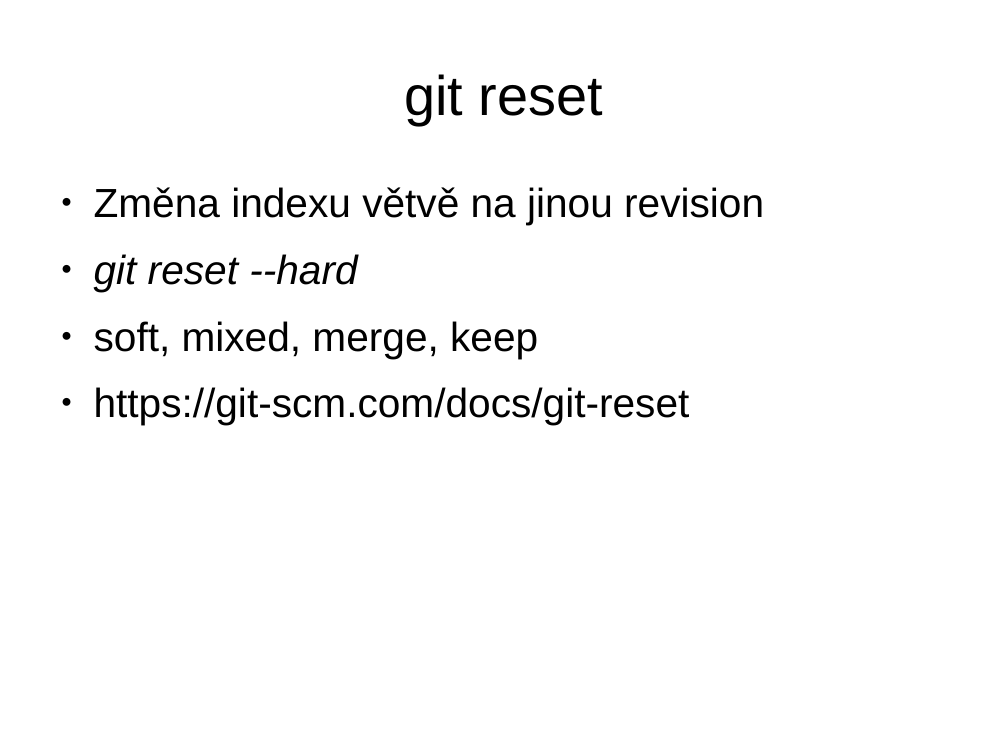
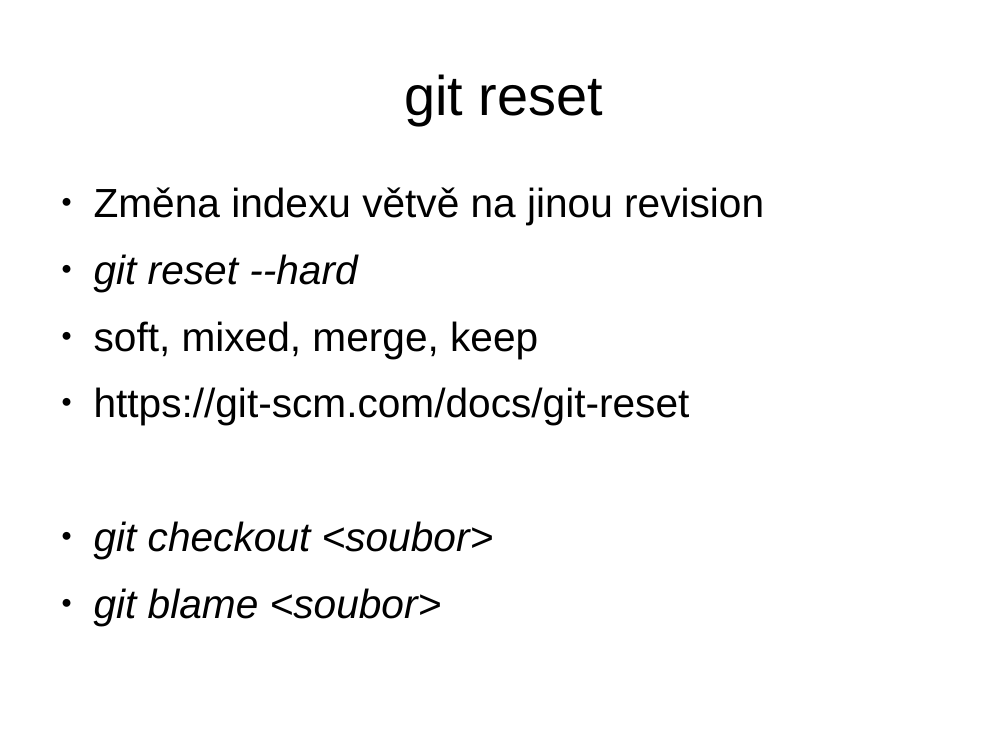
Before and after one commit to emesh7/gitlecture, a slide deck: slide 19 of Git pro začátečníky.odp. Drawn at 1008x756 pixels with LibreOffice and Linux fonts; fonts in the diff are those of the drawing. Boxes give left, top, right and bottom in pixels: in the first picture for what was removed or moved away, otherwise in the second. Text is boxed around its words. In the diff, an @@ line names an element or a change of style, - is before the commit and + after.

```diff
--- a/Git pro začátečníky.odp
+++ b/Git pro začátečníky.odp
@@ text at box(94, 521, 494, 625): paragraphs added @@
+● git checkout <soubor>
+● git blame <soubor>
```
Also in this commit, not shown: 4 other slides changed, 1 other file.
